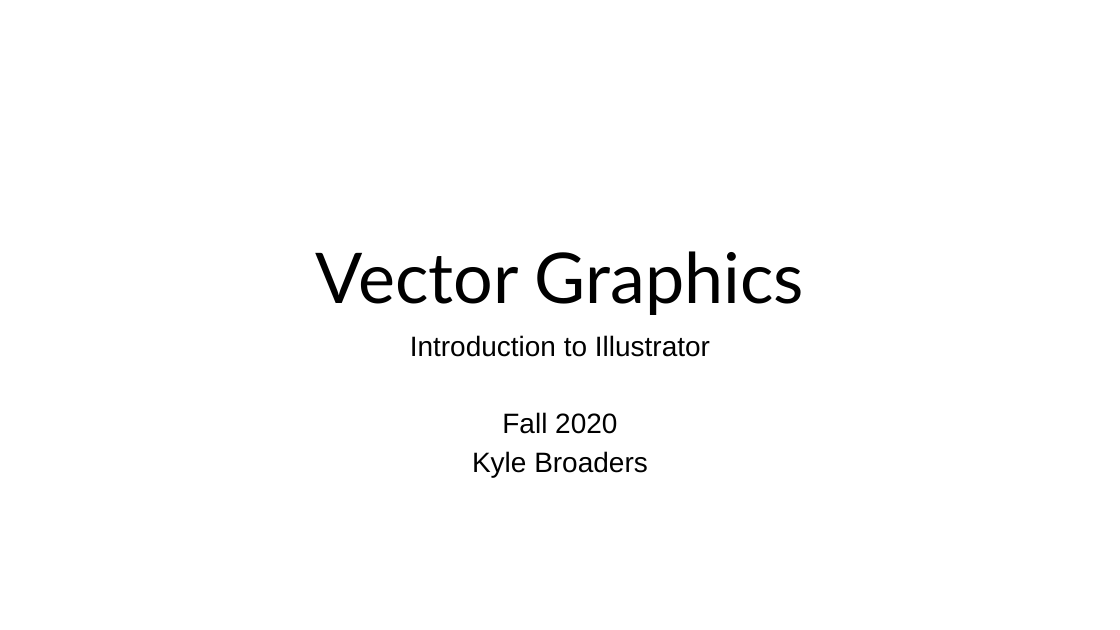
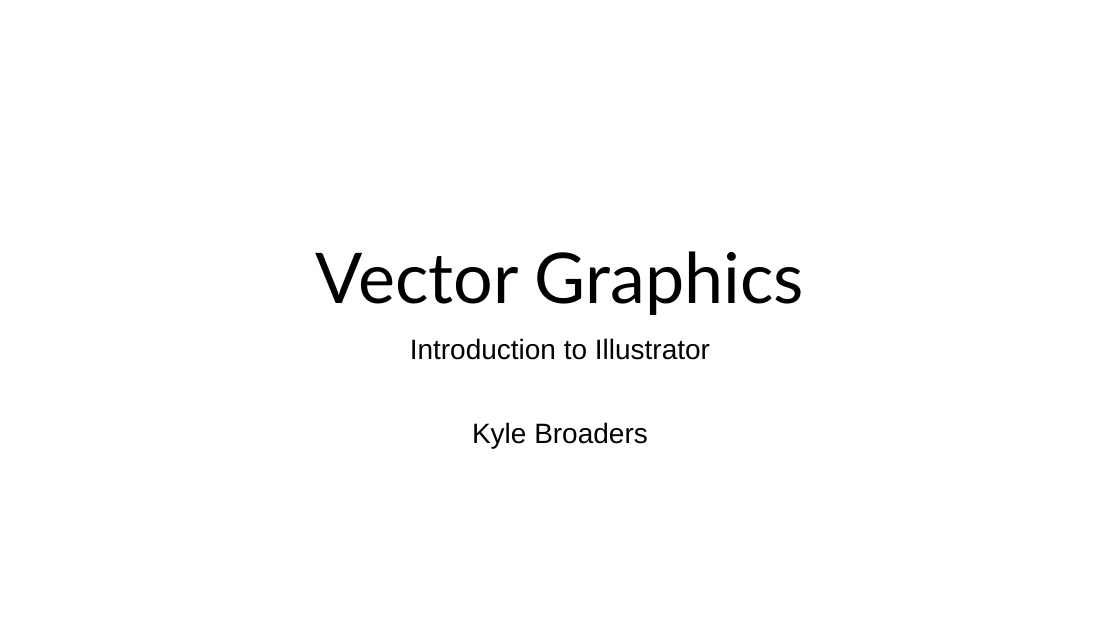
Before and after one commit to kbroaders/kbroaders.github.io, a slide deck: slide 1 of dist/illustrator/IllustratorIntro.pptx. Drawn at 1120x630 pixels with LibreOffice and Linux fonts; fonts in the diff are those of the drawing. Boxes give left, top, right and bottom in pixels: in the first picture for what was removed or moved away, otherwise in the second. Text is boxed around its words. In the diff, an @@ line names an element or a change of style, - is before the commit and + after.

```diff
--- a/dist/illustrator/IllustratorIntro.pptx
+++ b/dist/illustrator/IllustratorIntro.pptx
@@ subtitle "Introduction to Illustrator" at [410,338,710,448]: line spacing 0.8 to 0.9 @@
@@ subtitle at [502,412,617,434]: paragraph removed @@
-Fall 2020
```
Also in this commit, not shown: 1 other file.
